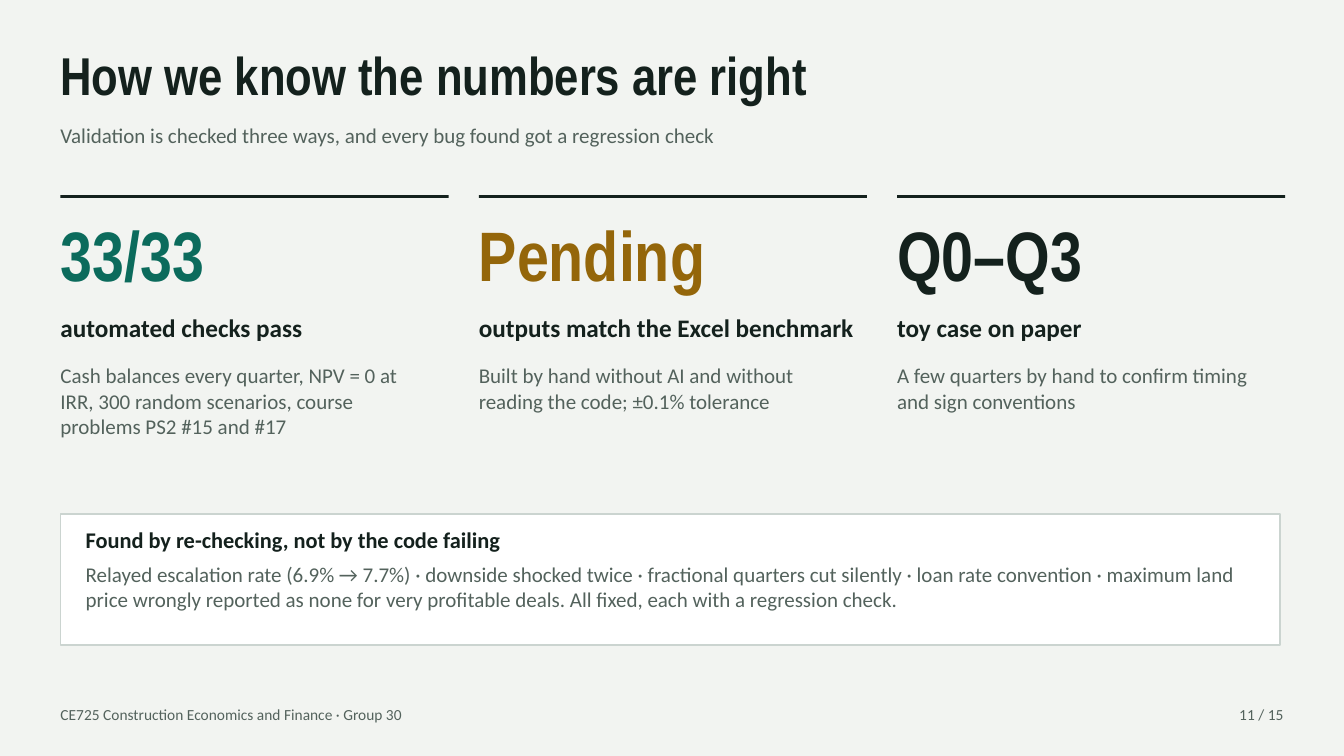
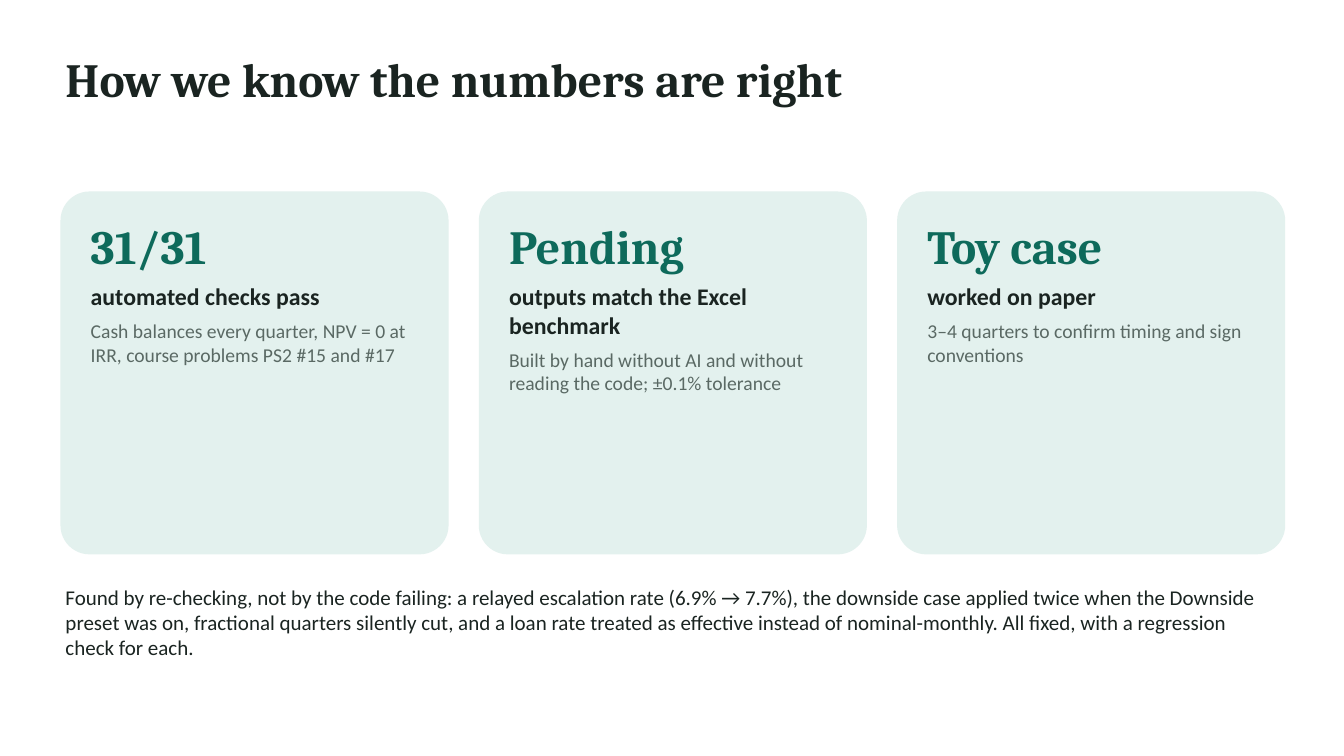
Before and after one commit to Shivanshyyy/CE725_Group30, a slide deck: slide 10 of docs/Presentation.pptx (slide 11 before the commit). Drawn at 1344x756 pixels with LibreOffice and Linux fonts; fonts in the diff are those of the drawing. Boxes give left, top, right and bottom in pixels: in the first picture for what was removed or moved away, otherwise in the second. Text is boxed around its words. In the diff, an @@ line names an element or a change of style, - is before the commit and + after.

```diff
--- a/docs/Presentation.pptx
+++ b/docs/Presentation.pptx
@@ background #F2F4F1 to #FFFFFF @@
@@ text "How we know the numbers ..." at bbox=[65, 64, 842, 108]: size 38 to 34 pt, font Arial Narrow to Cambria, text colour #14211D to #1A2421 @@
@@ text removed at bbox=[60, 128, 714, 147] @@
-Validation is checked three ways, and every bug found got a regression check
@@ rectangle removed at bbox=[60, 196, 449, 199] @@
@@ rounded rectangle added at bbox=[60, 192, 449, 555], fill #E3F1EE @@
@@ rectangle removed at bbox=[479, 196, 867, 199] @@
@@ rounded rectangle added at bbox=[479, 192, 867, 555], fill #E3F1EE @@
@@ rectangle removed at bbox=[897, 196, 1286, 199] @@
@@ rounded rectangle added at bbox=[897, 192, 1286, 555], fill #E3F1EE @@
@@ text removed at bbox=[60, 230, 204, 283] @@
-33/33
@@ text at bbox=[91, 231, 406, 365]: text changed; size 15 to 14 pt; text colour #53625C to #5A6964 @@
-Cash balances every quarter, NPV = 0 at IRR, 300 random scenarios, course problems PS2 #15 and #17
+31/31
+automated checks pass
+Cash balances every quarter, NPV = 0 at IRR, course problems PS2 #15 and #17
@@ text removed at bbox=[479, 230, 705, 294] @@
-Pending
@@ text "Pending": place and size @@
-text "Pending" at bbox=[479, 368, 793, 413]
+text "Pending" at bbox=[509, 231, 803, 394]
@@ text at bbox=[509, 231, 747, 334]: paragraphs added @@
+Pending
+outputs match the Excel benchmark
@@ text removed at bbox=[897, 232, 1082, 294] @@
-Q0–Q3
@@ text at bbox=[927, 232, 1242, 362]: text changed; size 15 to 14 pt; text colour #53625C to #5A6964 @@
-A few quarters by hand to confirm timing and sign conventions
+Toy case
+worked on paper
+3–4 quarters to confirm timing and sign conventions
@@ text removed at bbox=[60, 319, 302, 341] @@
-automated checks pass
@@ text removed at bbox=[479, 319, 854, 341] @@
-outputs match the Excel benchmark
@@ text removed at bbox=[897, 321, 1082, 341] @@
-toy case on paper
@@ text at bbox=[509, 353, 803, 394]: size 15 to 14 pt, text colour #53625C to #5A6964 in "Built by hand without AI and without ..." @@
@@ rectangle removed at bbox=[60, 514, 1280, 645] @@
@@ text at bbox=[65, 590, 1254, 655]: text changed; text colour #53625C to #1A2421 @@
-Found by re-checking, not by the code failing
-Relayed escalation rate (6.9% → 7.7%) · downside shocked twice · fractional quarters cut silently · loan rate convention · maximum land price wrongly reported as none for very profitable deals. All fixed, each with a regression check.
+Found by re-checking, not by the code failing: a relayed escalation rate (6.9% → 7.7%), the downside case applied twice when the Downside preset was on, fractional quarters silently cut, and a loan rate treated as effective instead of nominal-monthly. All fixed, with a regression check for each.
@@ text removed at bbox=[60, 709, 402, 723] @@
-CE725 Construction Economics and Finance · Group 30
@@ text removed at bbox=[1239, 710, 1284, 720] @@
-11 / 15
```
Also in this commit, not shown: 9 other slides changed, 3 slides added, 5 slides removed, 26 other files.
